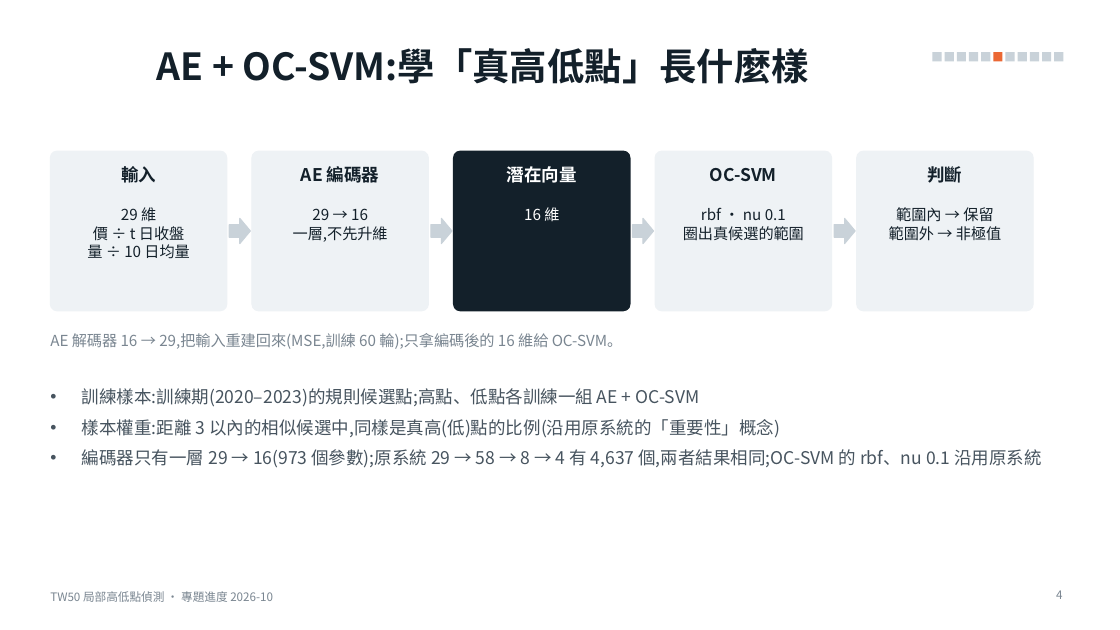
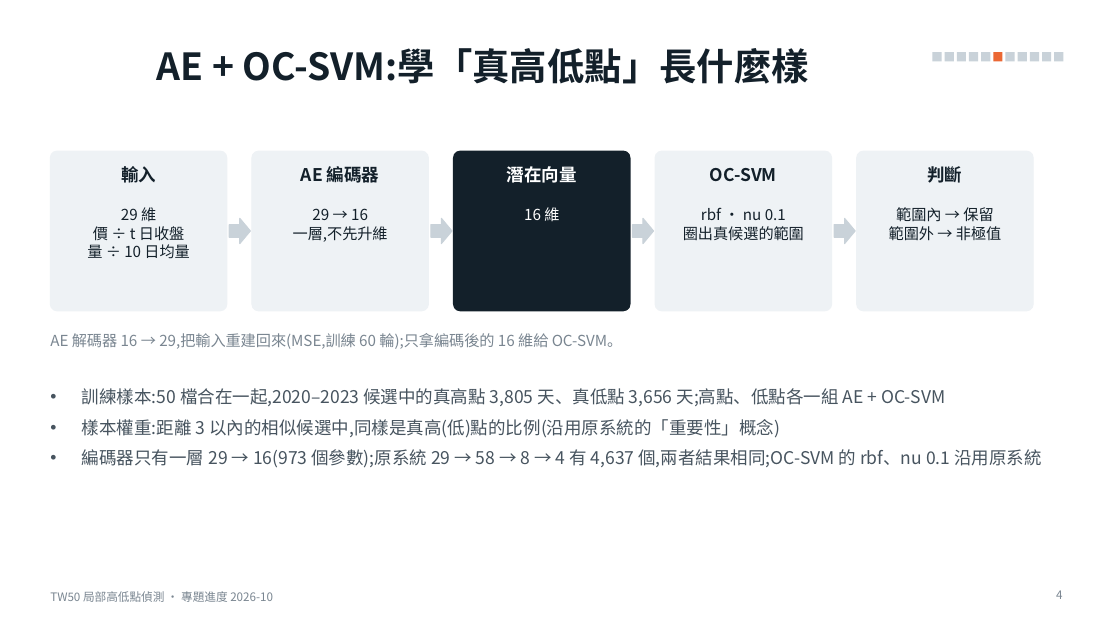
Before and after one commit to alextixu/fcukproject, a slide deck: slide 4 of method_kline_peak/report/TW50_局部高低點_專題進度.pptx. Drawn at 1120x630 pixels with LibreOffice and Linux fonts; fonts in the diff are those of the drawing. Boxes give left, top, right and bottom in pixels: in the first picture for what was removed or moved away, otherwise in the second. Text is boxed around its words. In the diff, an @@ line names an element or a change of style, - is before the commit and + after.

```diff
--- a/method_kline_peak/report/TW50_局部高低點_專題進度.pptx
+++ b/method_kline_peak/report/TW50_局部高低點_專題進度.pptx
@@ text at (x1=82, y1=388, x2=945, y2=406): text changed @@
-• 訓練樣本:訓練期(2020–2023)的規則候選點;高點、低點各訓練一組 AE + OC-SVM
+• 訓練樣本:50 檔合在一起,2020–2023 候選中的真高點 3,805 天、真低點 3,656 天;高點、低點各一組 AE + OC-SVM
```
Also in this commit, not shown: 2 other slides changed, 1 other file.
